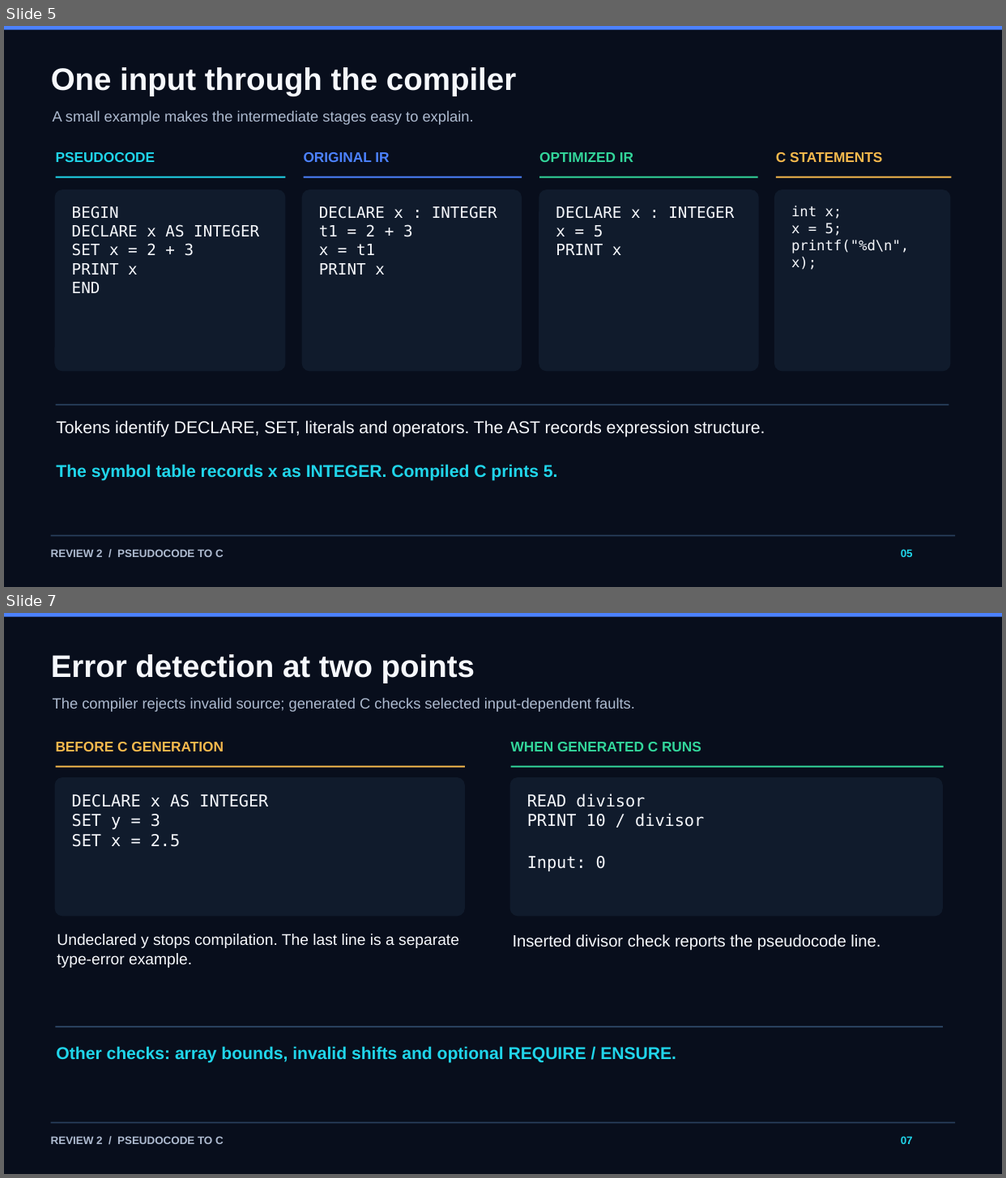
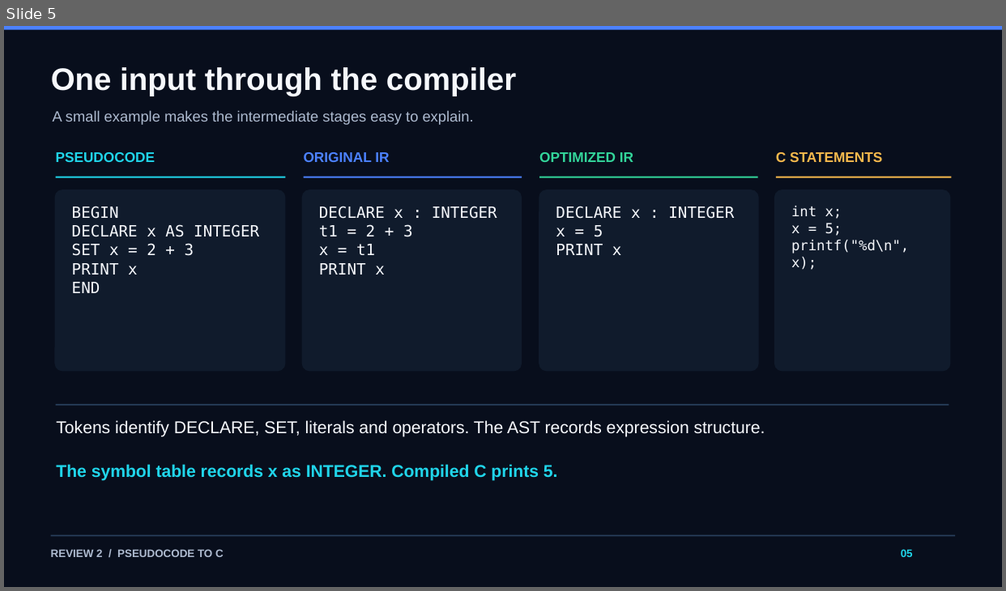
Before and after one commit to Sashwath-sash/pseudocode-to-c, a slide deck: docs/Pseudocode_to_C_Review2.pptx. Shown one above the other, each under a label of ours: slides 5 and 7 before the commit, slide 5 after it; the slides between them are not shown. The pictures are 1006x1178 and 1006x591 pixels, drawn with LibreOffice and Linux fonts; fonts in the diff are those of the drawing. Boxes give left, top, right and bottom in pixels: in the first picture for what was removed or moved away, otherwise in the second. Text is boxed around its words. In the diff, an @@ line names an element or a change of style, - is before the commit and + after.

Commit message:
Show end-to-end compiler examples in Review 2 deck

```diff
--- a/docs/Pseudocode_to_C_Review2.pptx
+++ b/docs/Pseudocode_to_C_Review2.pptx
@@ slide 7 removed at [4,613,1002,1174], background #080E1C @@
@@ rectangle removed at [4,613,1002,617] @@
@@ text removed at [51,654,475,683] @@
-Error detection at two points
@@ text removed at [53,697,635,712] @@
-The compiler rejects invalid source; generated C checks selected input-dependent faults.
@@ text removed at [56,742,224,752] @@
-BEFORE C GENERATION
@@ text removed at [511,742,701,752] @@
-WHEN GENERATED C RUNS
@@ rounded rectangle removed at [55,777,465,916] @@
@@ rectangle removed at [56,766,465,767] @@
@@ rounded rectangle removed at [510,777,943,916] @@
@@ rectangle removed at [511,766,944,767] @@
@@ text removed at [72,794,268,847] @@
-DECLARE x AS INTEGER
-SET y = 3
-SET x = 2.5
@@ text removed at [527,794,704,872] @@
-READ divisor
-PRINT 10 / divisor
-Input: 0
@@ text removed at [57,934,459,968] @@
-Undeclared y stops compilation. The last line is a separate type-error example.
@@ text removed at [513,935,880,951] @@
-Inserted divisor check reports the pseudocode line.
@@ rectangle removed at [56,1026,943,1028] @@
@@ text removed at [56,1046,676,1063] @@
-Other checks: array bounds, invalid shifts and optional REQUIRE / ENSURE.
@@ rectangle removed at [50,1122,955,1123] @@
@@ text removed at [51,1136,224,1144] @@
-REVIEW 2 / PSEUDOCODE TO C
@@ text removed at [901,1136,913,1144] @@
-07
```
Also in this commit, not shown: 1 slide changed, 5 slides added, 4 other slides removed.
